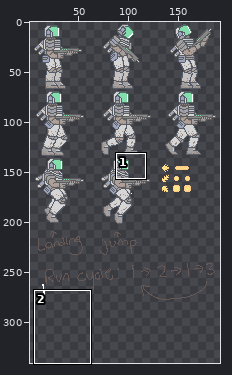
Sprite sheet: Necroid Dread/Assets/Sprites/Player (Upgrade1).png. Above, an overview of the earlier version with the close-up marked.
Close-up. Earlier state:
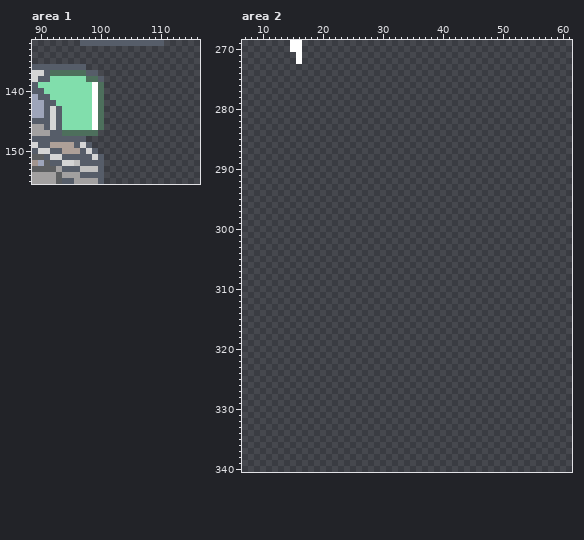
The file is 193x400 pixels. Colours within 5 levels of each other are drawn and written as one. Shown: area 1: x 89..116, y 132..155; area 2: x 7..61, y 269..340. The wide view leaves out empty margins.
After the commit:
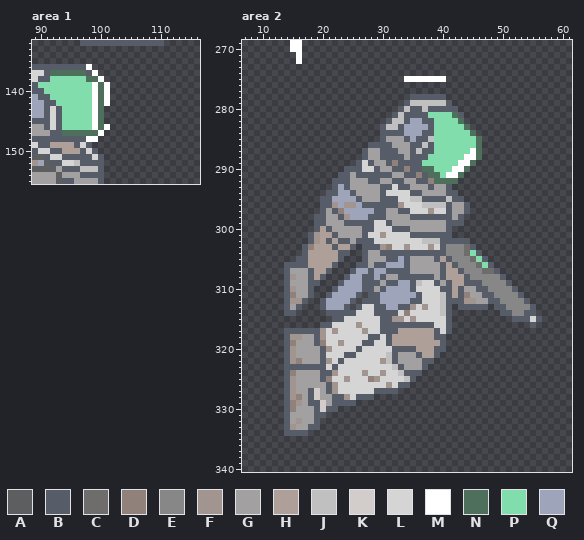
Palette (. is transparent): A #5c5e60  B #565d69  C #6f6c6c  D #90817a  E #878787  F #a2958f  G #a2a0a0  H #aea098  J #c0c0c0  K #d2cdcb  L #d5d5d5  M #ffffff  N #4d6f5c  P #81deac  Q #9ea5ba
Changes in this commit:
Changed rows in their new state; - is an unchanged pixel.
Area 1:
first column x 98:
136 M---
137 -M--
138 --M-
139 ---M
140 ---M
141 ---M
142 ---M
first column x 98:
146 ---M
147 --M-
148 MM--
Area 2:
first column x 14:
275 --------------------MMMMMMM----------------
278 ---------------------BBBBBB----------------
279 --------------------BJJJJJJB---------------
280 -------------------BJBBJBBBBB--------------
281 ------------------BJBBBBPPPPNB-------------
282 -----------------BJJBQQBBPPPPN-------------
283 ----------------BJJBQQQQBPPPPPN------------
284 ----------------BBBBQQQBBPPPPPPN-----------
285 ----------------BGGGBQBBJPPPPPPPN----------
286 --------------BBBBGGGBBJBPPPPPPPN----------
287 -------------BGGBBBGGBJBBPPPPPPMN----------
288 -------------BGGBBBBGBBBPPPPPPMMN----------
289 ------------BLBGGBDBBBBPPPPPPMMN-----------
290 ----------BBBLLBGGBBDBBNNPPPMMN------------
291 ---------BBGBBBBBBGGBBDBNNPMMN-------------
292 --------BBBGGGBBGGBBGGBBDNNNN--------------
293 --------BQBGGGGGBBLBBGGGBGGB---------------
294 -------BBQQBGGGGBLLLLBBGGGGBB--------------
295 ------BBQQQQBGGGBBBLLJJBBBBJBB-------------
296 ------BBFQFFQBBBBBBFLLLJJJJBGGB------------
297 ------BGBDQQQQQBBGGBBLLLFLLBGGB------------
298 -----BBGGBFQQQBBBGGGGBBBBBBBGB-------------
299 -----BBGGGBBBBBLLBGGGGGGGGGBBB-------------
300 -----BHBGGGGGBBLLLBBBGGGGGGB---------------
301 ----BFHHBGGGGBLLFLLLLBBBBBBB---------------
302 ----BFHBHBBGBBBLLLLLLLLJJJBBBBB------------
303 ---BDHHHBHHB-BBBFDLLFLLLFLBEEECB-----------
304 ---BHHHHHBB--BGGBBBBBBBBBBBEEECPB----------
305 --BBHHHHHB---BGGGBBQBGGGGBHBEEECPB---------
306 BBBBHHHHB---BBGBBQQQBGGGGGBHBEEECPB--------
307 BGGGBHHB---BQQBQQBBBBGGGGGBHHBEEECCB-------
308 BFGGBHB---BQQBBQBGGBBBBBBGBHHHBEEEEEB------
309 BGGGBB---BQQQBBBGBBQQBJLLBGBHHBBBEEEEB-----
310 BFGGB---BQQQQBBGBQQQQBLLLLBBHBGGBBEEEEB----
311 BDGGB--BQQQQB-BBQQQQQQBLLLJBHBDGGBBEEEEB---
312 BFFB--BQQQQB-BBBQQQQQBBLLLJBBBFFGGBBEEEEB--
313 BGB---BQQQB-BLLBBQQBBFLFLLJB-BBBBB-BBEEEEB-
314 BB-----BBBBBLLLBBBBLDLLLLLJB--------BBEEBB-
315 --------BBLLLLLLBBFFLFLLLLLB----------BBBLB
316 ------BBLLLLFLLLBBBBBBBBBLLB-------------B-
317 BBBBBBFLFLLLLFLLBBBHHHHHHBLB---------------
318 BFFGGBFLLLLLLLBBLBHHHHHHHBB----------------
319 BDGGGBDLLFLLLBBLLBHHHHHHHHB----------------
320 BFGGGGBFLLLLBLLLLLBBBBHHHBB----------------
321 BFGGGGBLLLBBLLLLLJBGGGBHHB-----------------
322 BFDGGGBFLBLLLLLLFJBGGGGBB------------------
323 BBBBBBBLBLLLLLLLLLJBGGGB-------------------
324 BDGGGGBBFLLLLFLLFLLJBBB--------------------
325 BFGGGGBDLLFLLLDFLLLLJB---------------------
326 BFGGGGGBFLLLLLLLLFLBB----------------------
327 BFGGBKGBFLLLLLLBBBB------------------------
328 BFDGBKGGBBFLBBB----------------------------
329 BDFGBBKGBBBB-------------------------------
330 BDGGGBKBB----------------------------------
331 BGGGGBB------------------------------------
332 BGFGGB-------------------------------------
333 BFGGBB-------------------------------------
334 BBBB---------------------------------------
Where, in picture pixels (left, top, right, bottom), the same in both close-ups:
changed: (86, 64, 110, 142)
added: (284, 76, 542, 436)
